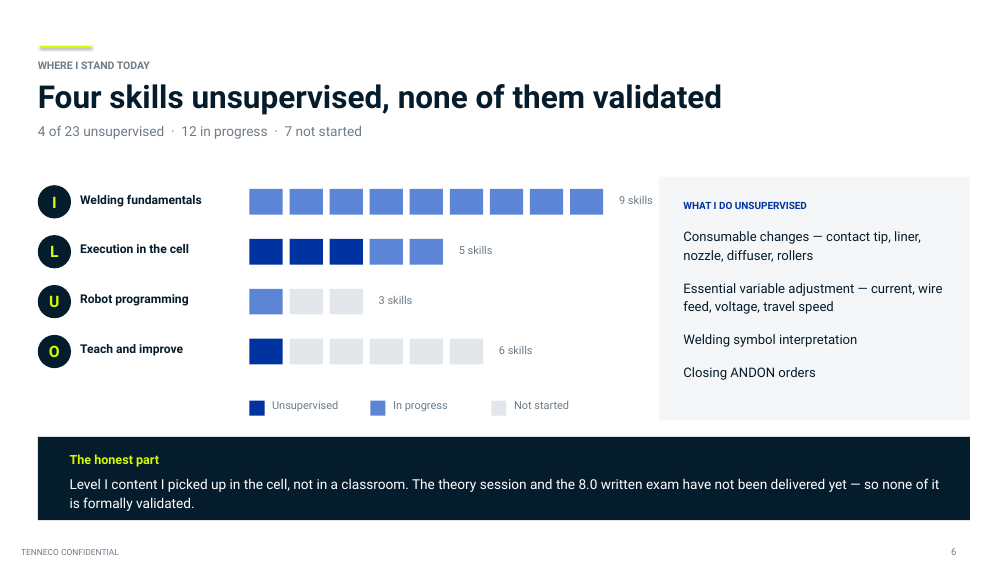
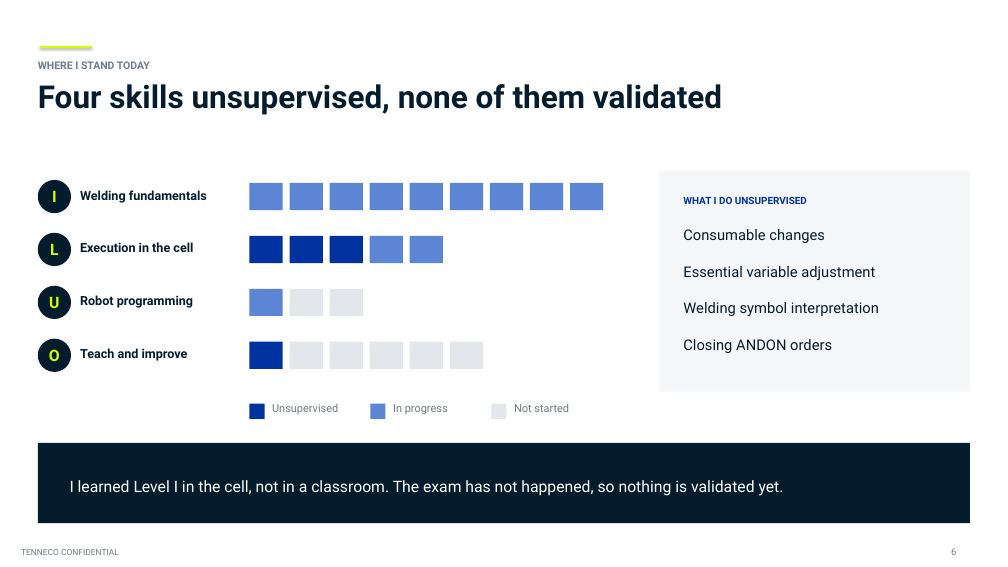
Before and after one commit to adaircarried/Claude-Design, a slide deck: slide 6 of presentations/Tenneco_Intern_Project_Diego_de_Leon.pptx. Drawn at 1008x567 pixels with LibreOffice and Linux fonts; fonts in the diff are those of the drawing; background and template pictures are left out. Boxes give left, top, right and bottom in pixels: in the first picture for what was removed or moved away, otherwise in the second. Text is boxed around its words. In the diff, an @@ line names an element or a change of style, - is before the commit and + after.

```diff
--- a/presentations/Tenneco_Intern_Project_Diego_de_Leon.pptx
+++ b/presentations/Tenneco_Intern_Project_Diego_de_Leon.pptx
@@ text removed at bbox=[38, 125, 362, 139] @@
-4 of 23 unsupervised · 12 in progress · 7 not started
@@ rectangle: place and size @@
-rectangle at bbox=[659, 177, 970, 420]
+rectangle at bbox=[659, 171, 970, 392]
@@ ellipse "I": place and size @@
-ellipse "I" at bbox=[38, 185, 71, 219]
+ellipse "I" at bbox=[38, 180, 71, 213]
@@ rectangle: place and size @@
-rectangle at bbox=[570, 189, 603, 215]
+rectangle at bbox=[250, 183, 283, 210]
@@ 8 rectangles: place and size @@
-8 rectangles at bbox=[250, 189, 563, 215]
+8 rectangles at bbox=[290, 183, 603, 210]
@@ text removed at bbox=[619, 196, 653, 204] @@
-9 skills
@@ rectangle added at bbox=[250, 236, 283, 263], fill #0033A0 @@
@@ rectangle: place and size @@
-rectangle at bbox=[370, 239, 403, 265]
+rectangle at bbox=[290, 236, 323, 263]
@@ rectangle at bbox=[290, 236, 323, 263]: fill #5C85D6 to #0033A0 @@
@@ rectangle at bbox=[370, 236, 403, 263]: fill #0033A0 to #5C85D6 @@
@@ 3 rectangles: place and size @@
-3 rectangles at bbox=[250, 239, 363, 265]
+3 rectangles at bbox=[330, 236, 443, 263]
@@ rectangle at bbox=[410, 236, 443, 263]: fill #0033A0 to #5C85D6 @@
@@ rectangle removed at bbox=[410, 239, 443, 265] @@
@@ text at bbox=[683, 229, 875, 280]: text changed; size 12.5 to 14 pt @@
-Consumable changes — contact tip, liner, nozzle, diffuser, rollers
-Essential variable adjustment — current, wire feed, voltage, travel speed
+Consumable changes
+Essential variable adjustment
@@ text removed at bbox=[459, 246, 493, 254] @@
-5 skills
@@ text removed at bbox=[379, 296, 413, 304] @@
-3 skills
@@ text at bbox=[683, 302, 879, 353]: size 12.5 to 14 pt in "Welding symbol interpretation", "Closing ANDON orders"; line spacing 1.16 to 1; more space between paragraphs @@
@@ size 11.5 to 12 pt in 4 elements at bbox=[80, 242, 193, 252], bbox=[80, 295, 193, 308], bbox=[80, 190, 207, 203], bbox=[80, 348, 188, 361] @@
@@ rectangle: place and size @@
-rectangle at bbox=[450, 339, 483, 364]
+rectangle at bbox=[290, 342, 323, 369]
@@ 5 rectangles, 1 ellipse: place and size @@
-5 rectangles, 1 ellipse at bbox=[38, 335, 970, 520]
+5 rectangles, 1 ellipse at bbox=[38, 339, 970, 523]
@@ rectangle: place and size @@
-rectangle at bbox=[290, 339, 323, 364]
+rectangle at bbox=[450, 342, 483, 369]
@@ text removed at bbox=[499, 346, 533, 354] @@
-6 skills
@@ text "I learned Level I in ..." at bbox=[70, 480, 784, 496]: vertical alignment top to middle @@
@@ text at bbox=[70, 480, 784, 496]: text changed; size 13 to 15 pt @@
-The honest part
-Level I content I picked up in the cell, not in a classroom. The theory session and the 8.0 written exam have not been delivered yet — so none of it is formally validated.
+I learned Level I in the cell, not in a classroom. The exam has not happened, so nothing is validated yet.
```
Also in this commit, not shown: 10 other slides changed, 3 other files.
